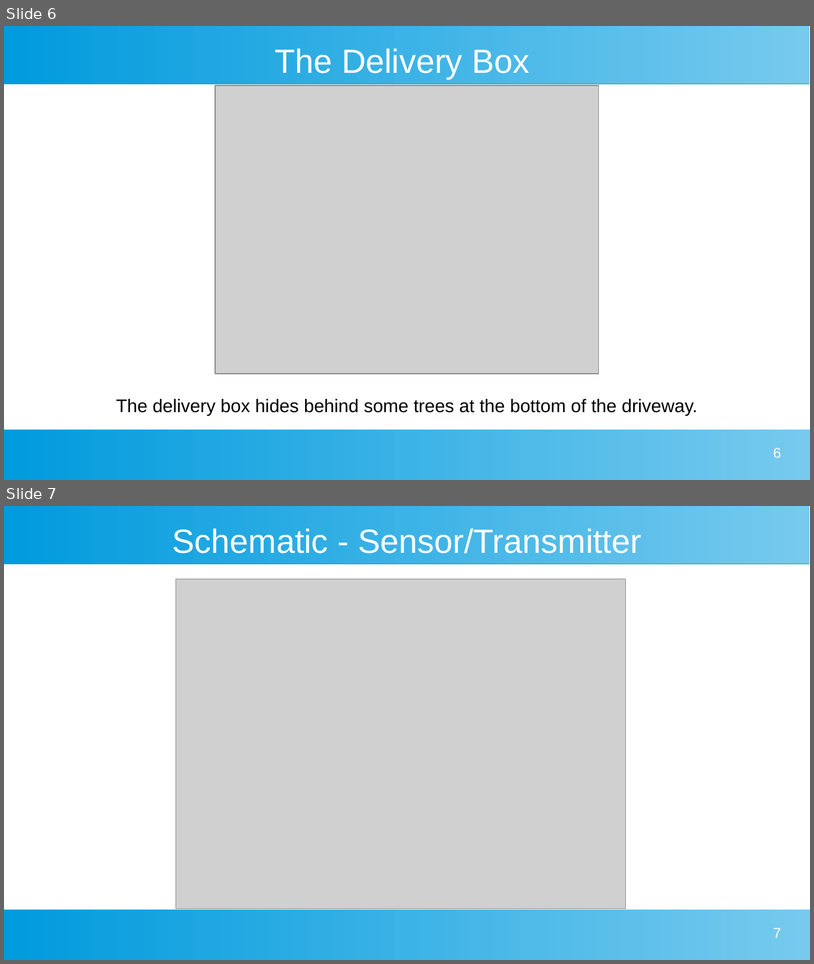
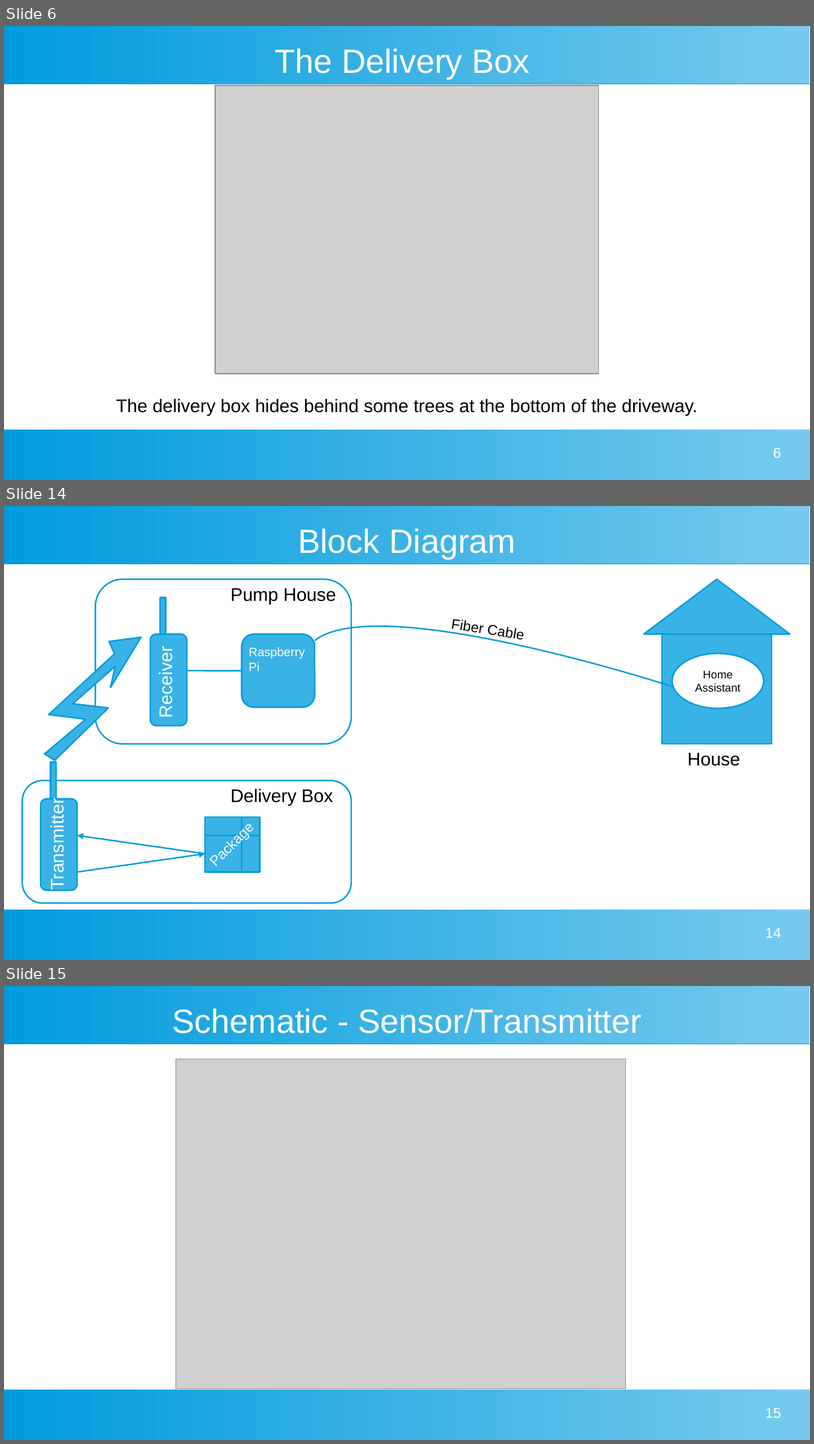
Before and after one commit to buteomont/Delivery-Box-Reporter-LoRa, a slide deck: resources/Presentation/Delivery Box Presentation.odp. Shown one above the other, each under a label of ours: slides 6 and 7 before the commit, slides 6, 14 and 15 after it; the slides between them are not shown. The pictures are 814x964 and 814x1444 pixels, drawn with LibreOffice and Linux fonts; fonts in the diff are those of the drawing; grey boxes stand for pictures. Boxes give left, top, right and bottom in pixels: in the first picture for what was removed or moved away, otherwise in the second. Text is boxed around its words. In the diff, an @@ line names an element or a change of style, - is before the commit and + after.

```diff
--- a/resources/Presentation/Delivery Box Presentation.odp
+++ b/resources/Presentation/Delivery Box Presentation.odp
@@ slide 14 added at (4,506,810,960), background #FFFFFF; not listed: 2 template elements that a slide beside it also shows @@
@@ title added at (298,528,516,559), 33 pt, text #FFFFFF @@
+Block Diagram
@@ rounded rectangle added at (95,579,351,744), outline #009BDD 1.42 pt @@
@@ text added at (231,588,336,604), 18 pt, text #000000 @@
+Pump House
@@ triangle added at (644,579,791,634), fill #39B2E5, outline #009BDD 1.42 pt @@
@@ freeform shape added at (150,597,187,726), fill #39B2E5, outline #009BDD 1.42 pt @@
@@ freeform shape added at (33,616,141,773), fill #39B2E5, outline #009BDD 1.42 pt @@
@@ freeform shape added at (315,626,681,689), outline #009BDD 1.42 pt @@
@@ text added at (451,619,483,636), 14 pt, text #000000 @@
+Fiber Cable
@@ rounded rectangle added at (242,634,315,707), fill #39B2E5, outline #009BDD 1.42 pt @@
@@ text added at (249,647,305,671), 12 pt, text #FFFFFF @@
+Raspberry
+Pi
@@ rectangle added at (663,634,773,744), fill #39B2E5, outline #009BDD 1.42 pt @@
@@ text added at (156,654,176,716), 18 pt, text #FFFFFF @@
+Receiver
@@ ellipse added at (673,653,764,708), fill #FFFFFF, outline #009BDD 1.42 pt, 11 pt, text #000000 @@
+Home
+Assistant
@@ line added from (187, 670) to (242, 670), #009BDD 1.42 pt @@
@@ text added at (688,753,741,766), 18 pt, text #000000 @@
+House
@@ freeform shape added at (41,762,77,890), fill #39B2E5, outline #009BDD 1.42 pt @@
@@ rounded rectangle added at (22,780,351,903), outline #009BDD 1.42 pt @@
@@ text added at (231,789,333,805), 18 pt, text #000000 @@
+Delivery Box
@@ text added at (47,807,68,887), 18 pt, text #FFFFFF @@
+Transmitter
@@ text added at (198,808,266,877), 14 pt, text #FFFFFF @@
+Package
@@ rectangle added at (205,817,260,872), fill #39B2E5, outline #009BDD 1.42 pt @@
@@ line added from (242, 817) to (242, 872), #009BDD 1.42 pt @@
@@ arrow added from (205, 853) to (77, 835), #009BDD 1.42 pt @@
@@ line added from (205, 835) to (260, 835), #009BDD 1.42 pt @@
@@ arrow added from (77, 872) to (205, 853), #009BDD 1.42 pt @@
@@ page number added at (765,927,781,937), 14 pt, text #FFFFFF @@
+14
@@ what was slide 7 is now slide 15 @@
@@ page number at (765,1407,781,1417): text changed @@
-7
+15
```
Also in this commit, not shown: 10 other slides added, 11 other files.
